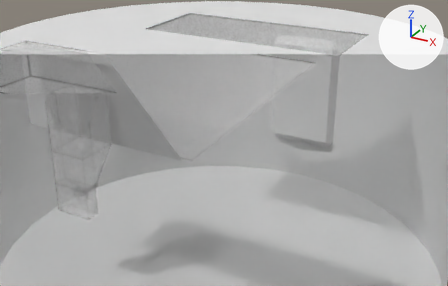
A saved change to the FBX model Models/MEP-825IVA/MEP IVA.fbx.
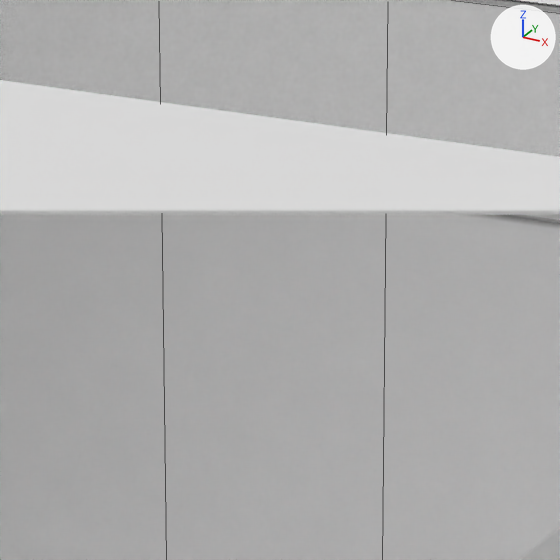
The first picture shows the older version from a 50 mm lens placed at (0.02348, -0.04158, 0.02268), pointed at (0.00142, -0.00147, 0.00263). The close-ups show both versions on the part from 40% to 59% of the width and 7% to 38% of the height of that picture. The lights are fixed; the arrows at upper right show +X, +Y and +Z. The close-ups show mesh edges as thin lines. Everything nearer to the camera than a plane just in front of the edit is cut away. Where no turn or scale is listed for an object, it has been applied to the vertices.

Names of what the first close-up shows: 'IVA', 'Screen'.
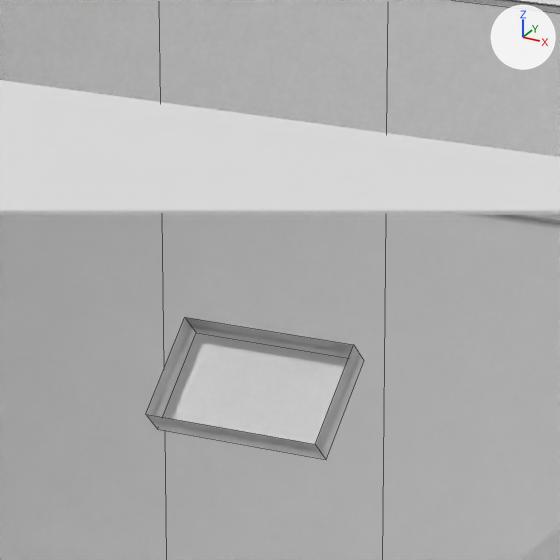
The change, as JSON lines over the scene's bpy script:
```json
{"op": "add", "block": "mat_alarmlight", "code": ["mat_alarmlight = principled_material('AlarmLight')", "mat_alarmlight.texture = img_mep_iva_uv_png  # with its transparency"]}
{"op": "add", "block": "mat_alarmlight__mep_iva_uv_png", "code": ["mat_alarmlight__mep_iva_uv_png = principled_material('AlarmLight__MEP_IVA_UV_png')", "mat_alarmlight__mep_iva_uv_png.base_color = (0.8, 0.8, 0.8)  # white #e7e7e7"]}
{"op": "add", "block": "me_alarmlight", "code": ["me_alarmlight = bpy.data.meshes.new('AlarmLight')", "me_alarmlight.from_pydata(...)  # 8 vertices, 6 faces; spans x -0.0012..0.0012, y -0.00064..0.00064, z -0.00064..0.00064", "# faces by material slot: [1, 5]", "me_alarmlight.materials.append(mat_alarmlight)  # picture img_mep_iva_uv_png", "me_alarmlight.materials.append(mat_alarmlight__mep_iva_uv_png)  # its picture is missing"]}
{"op": "add", "block": "ob_alarmlight", "code": ["ob_alarmlight = bpy.data.objects.new('AlarmLight', me_alarmlight)", "ob_alarmlight.location = (0.00005, 0.00006, 0.00718)"]}
```

Where the change shows, as pixel boxes (x1, y1, x2, y2) in the close-ups (560 x 560 px):
```json
{"object": "AlarmLight", "change": "added", "after": [146, 317, 364, 460]}
```
